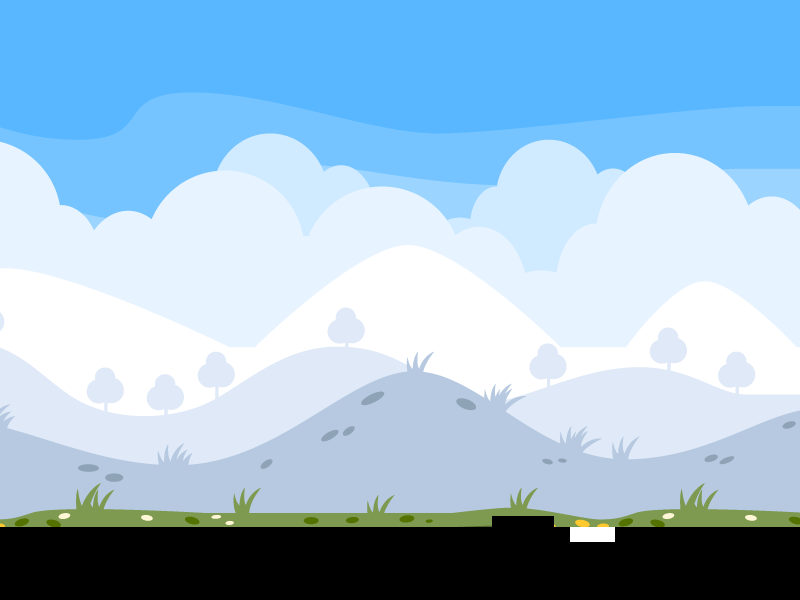
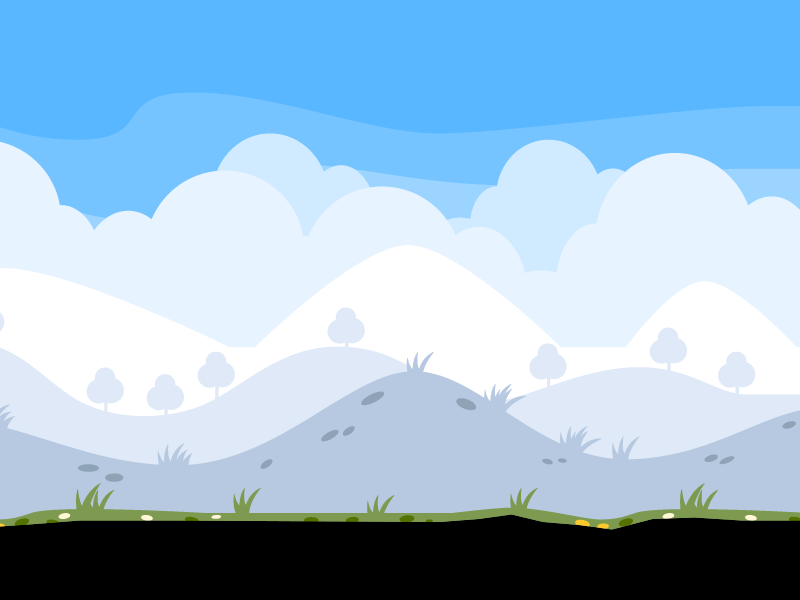
Revision of a layered 800px x 600px image; what changed, layer by layer:
added layer "Boden genau" above "Boden" over bbox(0, 514, 800, 542)
hid "Boden", painted on it over bbox(0, 514, 800, 542)
